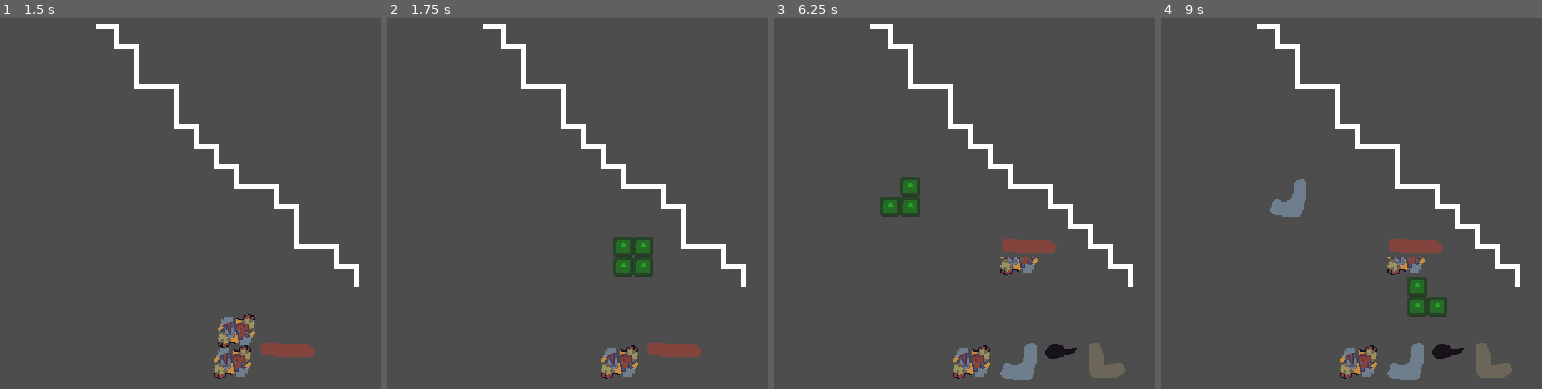
Above: before the commit, frames 1-4 (left to right).
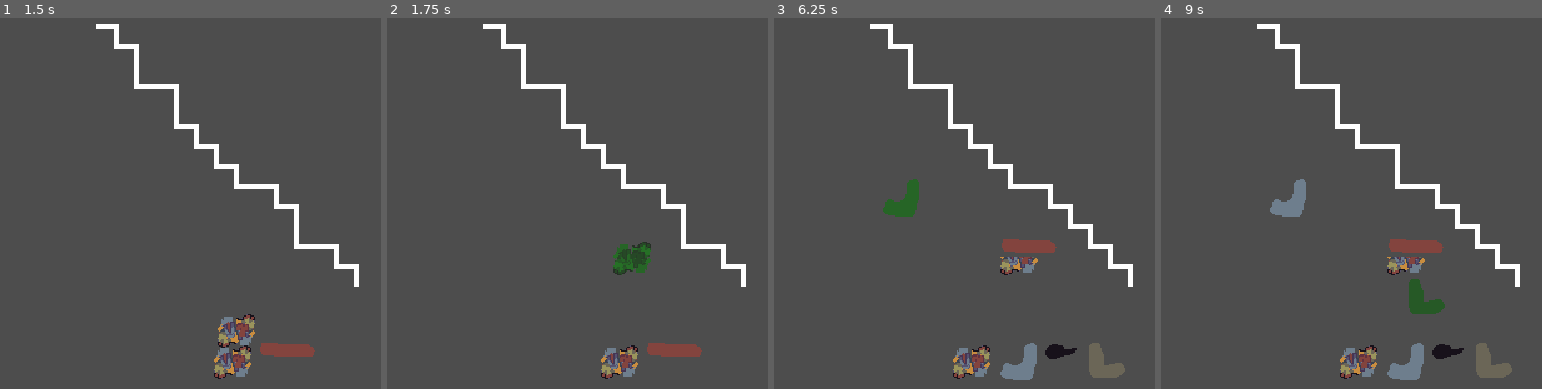
Above: after the commit, the same moments.

Repository: Gunturadhtya/GIMJAM-2026
Game: Godot game, scene res://Scene/Prototype/PrototypeScene.tscn
The game is run twice, just before and just after one commit, with the same random seed, the same clock (stepped at 60 frames per second) and the same inputs. The engine's default icon, where the game draws it, is replaced by a stand-in: a white triangle on a blue panel in a dark square.
Inputs (mouse positions are in pixels of both pictures, inside the frame that each line leads up to):
- Up to frame 1 (1.5 s): tap Enter (ui_accept) at 0.5, 0.77, 1.25 s; move the mouse to (outside the picture) at 0.52 s; hold Right mouse button (place_item) 0.53-1.25 s; click (outside the picture) at 0.67 s; tap R (rotate_item) at 0.8 s; drag from (243, 366) to (224, 255) at 1.27 s
- Up to frame 2 (1.75 s): no input
- Up to frame 3 (6.25 s): move the mouse to (1063, 366) at 2.02 s; hold Right mouse button (place_item) 2.03-2.75 s; click (1063, 366) at 2.17 s; tap R (rotate_item) at 2.3, 5.3 s; tap Enter (ui_accept) every 0.75 s from 2.75 to 5 s; drag from (998, 255) to (800, 95) at 2.77 s; drag from (1063, 366) to (1078, 166) at 3.52 s; drag from (1086, 366) to (918, 51) at 4.27 s; move the mouse to (1109, 366) at 5.02 s; hold Right mouse button (place_item) 5.03-5.75 s; click (1109, 366) at 5.17 s; drag from (1128, 366) to (880, 188) at 5.77 s
- Up to frame 4 (9 s): move the mouse to (outside the picture) at 6.52 s; hold Right mouse button (place_item) 6.53-7.25 s; click (outside the picture) at 6.67 s; tap Enter (ui_accept) at 6.77 s; tap R (rotate_item) at 6.8, 8.3 s; drag from (1515, 366) to (1385, 255) at 7.27 s; move the mouse to (1515, 366) at 8.02 s; hold Right mouse button (place_item) 8.03-8.75 s; click (1515, 366) at 8.17 s; drag from (1515, 366) to (1187, 95) at 8.77 s

Frame 1 is identical in both runs. In frame 2, 0.7% of the frame differs, in the area x 59-70%, y 59-70%; in frame 3, 0.5%; in frame 4, 0.4%.

Commit message:
feat: implement the ghostcursor texture

Diff:
--- a/Scripts/States/DraggingState.gd
+++ b/Scripts/States/DraggingState.gd
@@ -17,12 +17,11 @@
 	if data.has("trash"):
 		current_trash = data["trash"]
 
+	# initial setup
 	level.ghost_cursor.visible = false
 	_update_ghost_visual()
-
 	level.held_visual.visible = true
 	level.held_visual.setup(current_trash)
-
 	last_mouse_x = level.get_global_mouse_position().x
 	current_sway = 0.0
 	target_visual_rotation = 0.0
@@ -60,7 +59,7 @@
 	if _event.is_action_pressed("rotate_item"): # Rotate
 		current_trash.rotate()
 
-		rotated = (rotated + 1) % 4
+		rotated = (rotated + 1) % 4 # modus 4 bcus the item only have 4 rotated state 0, 90, 180 and 270
 
 		target_visual_rotation += 90.0
 		_update_ghost_visual()
@@ -68,7 +67,8 @@
 
 		get_viewport().set_input_as_handled()
 
-	elif _event.is_action_pressed("place_item") or _event is InputEventMouseButton: # Place
+	# if the button place item is pressed or if the mouse is released
+	elif _event.is_action_pressed("place_item") or _event is InputEventMouseButton:
 		if _event.button_index == MOUSE_BUTTON_LEFT and not _event.pressed:
 			if is_valid_drop:
 				level.grid_system.place_item(current_grid_pos, current_trash, rotated)
@@ -81,13 +81,13 @@
 		_stop_dragging()
 
 func _update_ghost_visual():
-	level.ghost_cursor.update_visuals(current_trash.offset)
+	level.ghost_cursor.update_visuals(current_trash)
 
 func _validate_position():
 	is_valid_drop = level.grid_system.is_area_valid(current_grid_pos, current_trash.offset)
 	level.ghost_cursor.set_color_status(is_valid_drop)
 
-func _process_sway_physics(delta):
+func _process_sway_physics(delta): # this is the logic behind held item swaying
 	var mouse_pos = level.get_global_mouse_position()
 
 	level.held_visual.global_position = mouse_pos
--- /dev/null
+++ b/Scripts/Utility/PNGToAtlas.gd
@@ -0,0 +1,15 @@
+class_name PNGToAtlas
+
+var full_spritesheet: Texture2D
+
+func setup(spritesheet_path):
+	full_spritesheet = spritesheet_path
+
+func get_item_icon(grid_x: int, grid_y: int, w: int, h: int) -> AtlasTexture:
+	var atlas = AtlasTexture.new()
+	atlas.atlas = full_spritesheet
+
+	var rect = Rect2(grid_x * 16, grid_y * 16, w * 16, h * 16)
+
+	atlas.region = rect
+	return atlas
--- a/Scripts/Visuals/GhostCursor.gd
+++ b/Scripts/Visuals/GhostCursor.gd
@@ -2,16 +2,23 @@
 
 const CELL_SIZE = 16
 
-func update_visuals(offsets: Array[Vector2i]):
+func update_visuals(shape: TrashShape):
 	for child in get_children():
 		child.queue_free()
 
-	for offset in offsets:
+	var level = get_tree().get_first_node_in_group("LevelManager")
+
+	var atlas = PNGToAtlas.new()
+
+	atlas.setup(shape.texture)
+
+	var i = 0
+	for offset in shape.offset:
 		var sprite = Sprite2D.new()
-		sprite.texture = preload("res://icon.svg")
-		sprite.scale = Vector2(0.125, 0.125)
+		sprite.texture = atlas.get_item_icon(shape.atlas_coords[i].x, shape.atlas_coords[i].y,1,1)
 		sprite.position = Vector2(offset) * CELL_SIZE
 		sprite.modulate.a = 0.5
+		i += 1
 		add_child(sprite)
 
 
Not shown, added: Scripts/Utility/PNGToAtlas.gd.uid
